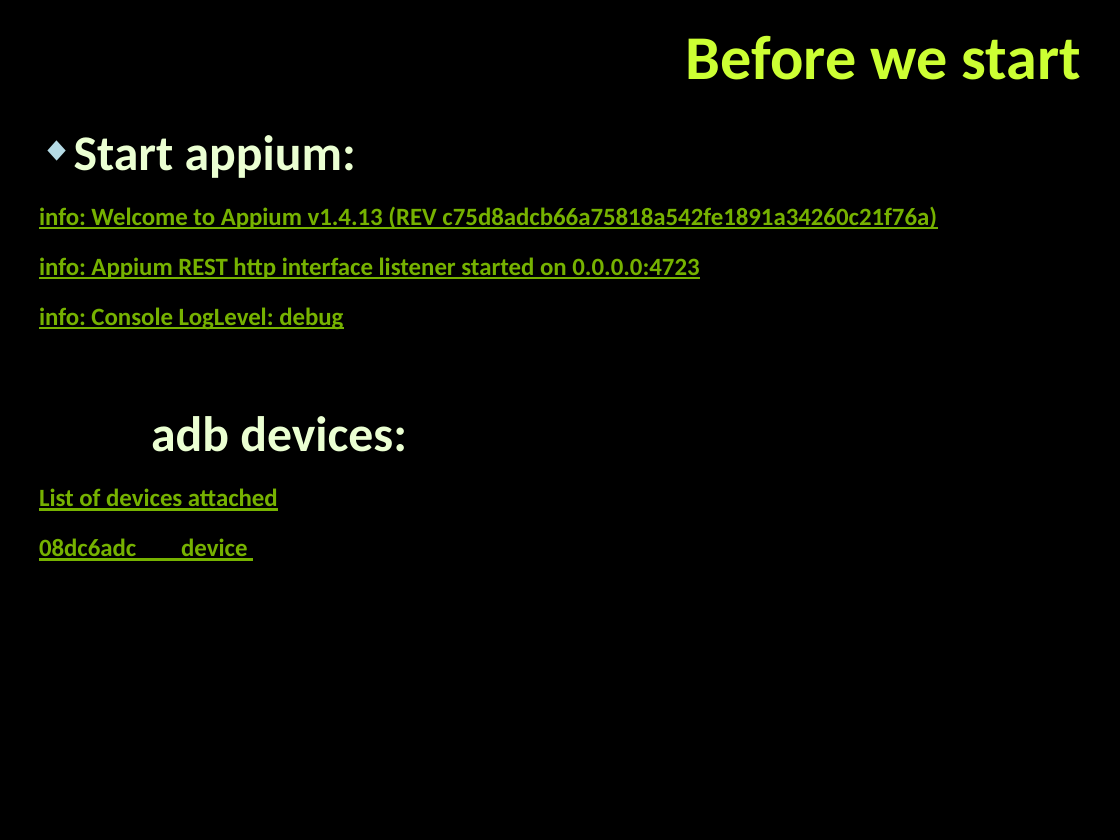
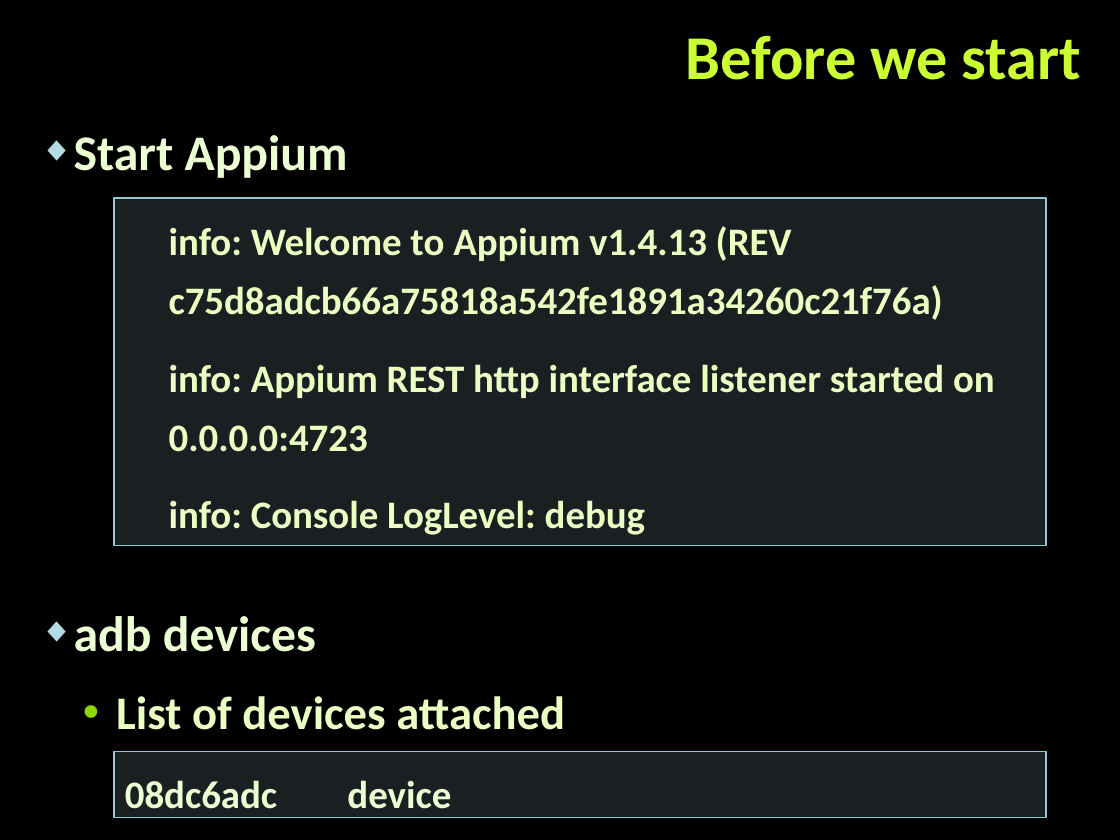
Before and after one commit to naskog/telerik-academy, a slide deck: slide 6 of 2016/appium_web_presentation/appium_workshop.pptx (slide 5 before the commit). Drawn at 1120x840 pixels with LibreOffice and Linux fonts; fonts in the diff are those of the drawing; background and template pictures are left out. Boxes give left, top, right and bottom in pixels: in the first picture for what was removed or moved away, otherwise in the second. Text is boxed around its words. In the diff, an @@ line names an element or a change of style, - is before the commit and + after.

Commit message:
Edited presentation added

```diff
--- a/2016/appium_web_presentation/appium_workshop.pptx
+++ b/2016/appium_web_presentation/appium_workshop.pptx
@@ text at box(74, 135, 348, 652): text changed; size 16 to 32 pt; text colour #76B200 to #EBFFD2 @@
-◆ Start appium:
-info: Welcome to Appium v1.4.13 (REV c75d8adcb66a75818a542fe1891a34260c21f76a)
-info: Appium REST http interface listener started on 0.0.0.0:4723
-info: Console LogLevel: debug
-adb devices:
+◆ Start Appium
+◆ adb devices
@@ rectangle added at box(114, 198, 1046, 545), fill #B5DBE5 at 15% opacity, outline #90CAD7 1 pt, 25 pt, text #EBFFC2, bold @@
+  info: Welcome to Appium v1.4.13 (REV c75d8adcb66a75818a542fe1891a34260c21f76a)
+  info: Appium REST http interface listener started on 0.0.0.0:4723
+  info: Console LogLevel: debug
@@ text at box(39, 538, 247, 561): paragraph removed @@
-08dc6adc device
@@ text at box(116, 696, 565, 730): size 16 to 30 pt, text colour #76B200 to #EBFFC2, underline off in "List of devices attached"; bullet none to •; list level 1 to 2 in "List of devices attached" @@
@@ rectangle added at box(114, 752, 1046, 818), fill #B5DBE5 at 15% opacity, outline #90CAD7 1 pt, 25 pt, text #EBFFD2, bold @@
+08dc6adc device
```
Also in this commit, not shown: 4 other slides changed, 4 slides added, 1 slide removed.
